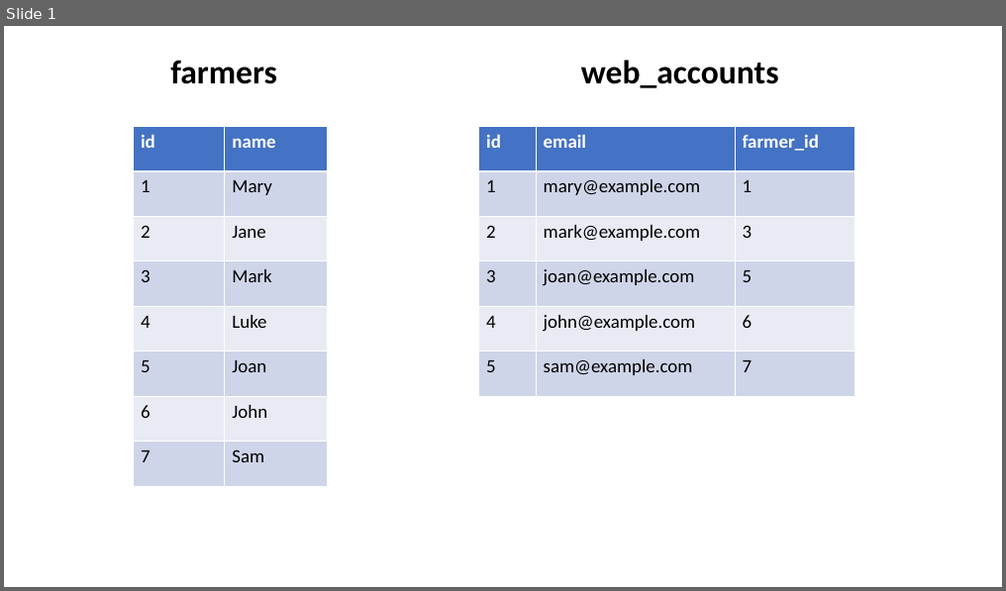
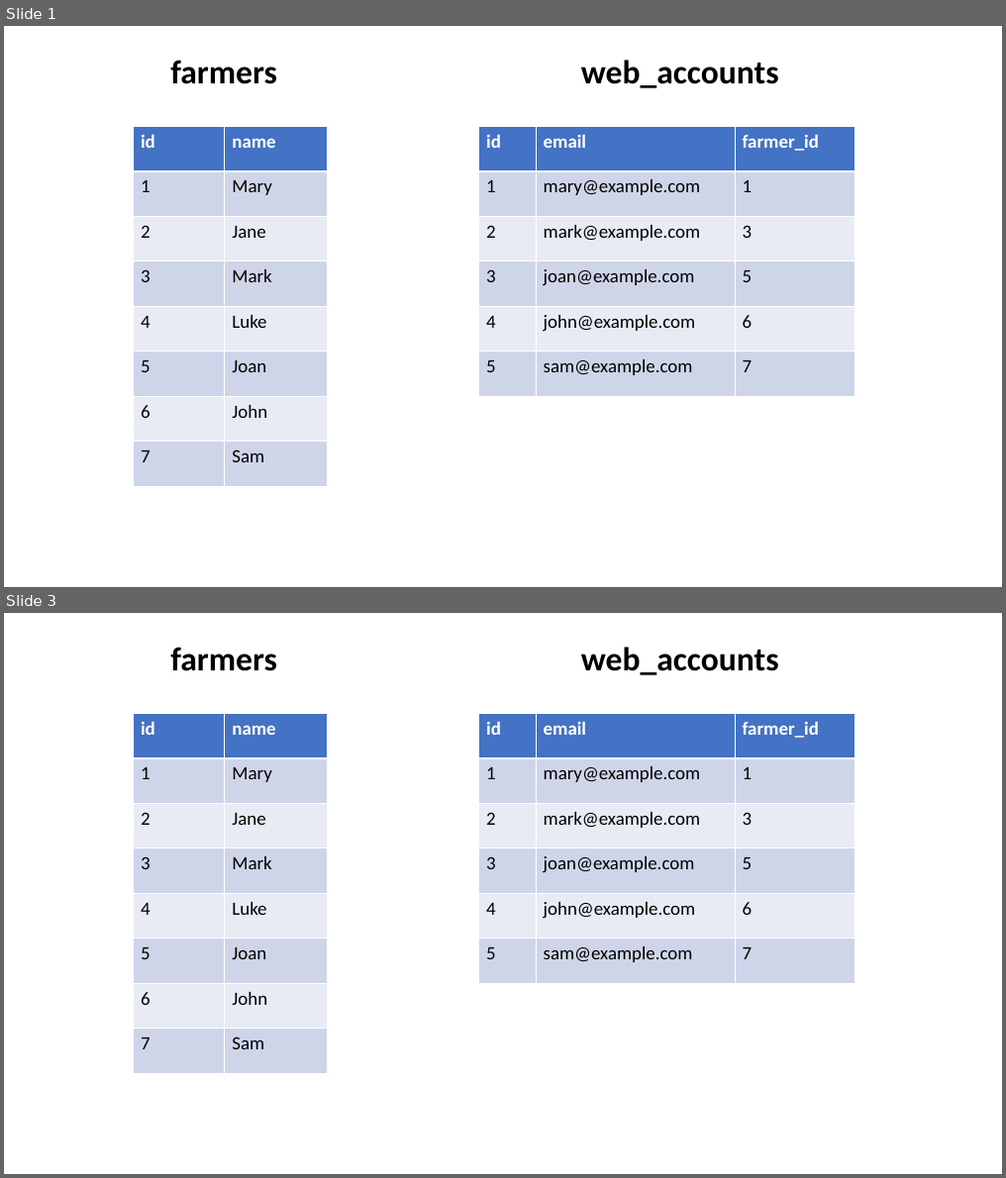
Before and after one commit to stats4sd/Installation-Guides, a slide deck: assets/images/relationships/source-tables.pptx. Shown one above the other, each under a label of ours: slide 1 before the commit, slides 1 and 3 after it; the slides between them are not shown. The pictures are 1006x591 and 1006x1178 pixels, drawn with LibreOffice and Linux fonts; fonts in the diff are those of the drawing. Boxes give left, top, right and bottom in pixels: in the first picture for what was removed or moved away, otherwise in the second. Text is boxed around its words. In the diff, an @@ line names an element or a change of style, - is before the commit and + after.

```diff
--- a/assets/images/relationships/source-tables.pptx
+++ b/assets/images/relationships/source-tables.pptx
@@ slide 3 added at [4, 613, 1002, 1174], background #FFFFFF @@
@@ text added at [170, 647, 277, 671], 32 pt, text #000000, bold @@
+farmers
@@ text added at [581, 647, 779, 675], 32 pt, text #000000, bold @@
+web_accounts
@@ table added at [134, 713, 328, 1073], 8 rows, 2 columns @@
+id | name
+1 | Mary
+2 | Jane
+3 | Mark
+4 | Luke
+5 | Joan
+6 | John
+7 | Sam
@@ table added at [478, 713, 855, 983], 6 rows, 3 columns @@
+id | email | farmer_id
+1 | mary@example.com | 1
+2 | mark@example.com | 3
+3 | joan@example.com | 5
+4 | john@example.com | 6
+5 | sam@example.com | 7
```
Also in this commit, not shown: 3 other slides added, 2 other files.
